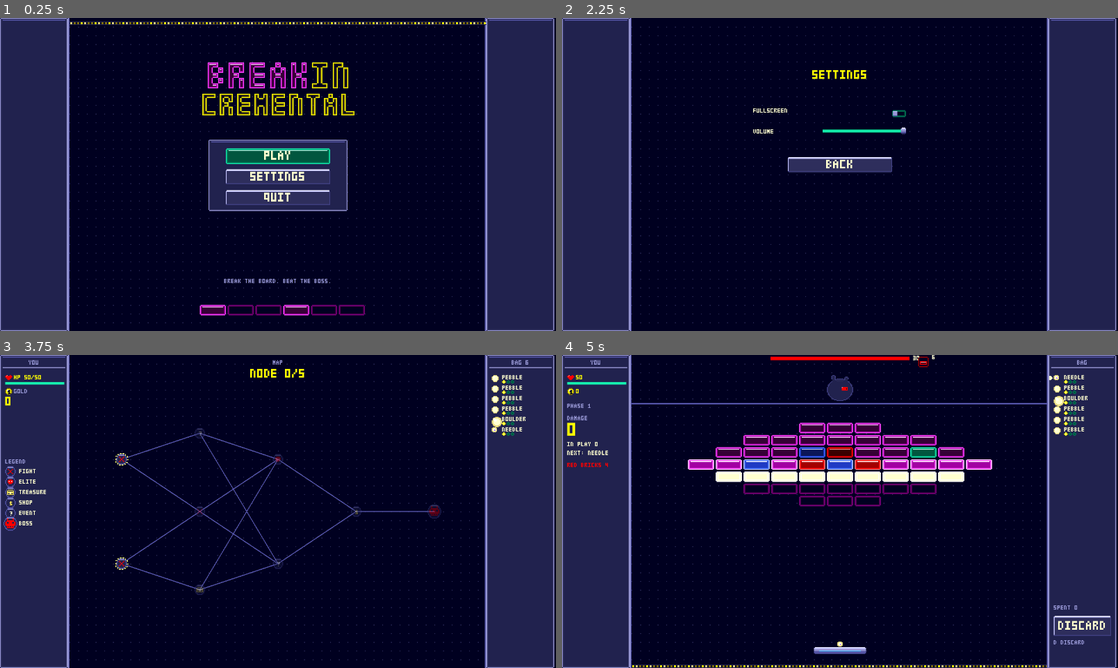
Above: before the commit, frames 1-4 (two rows, left to right).
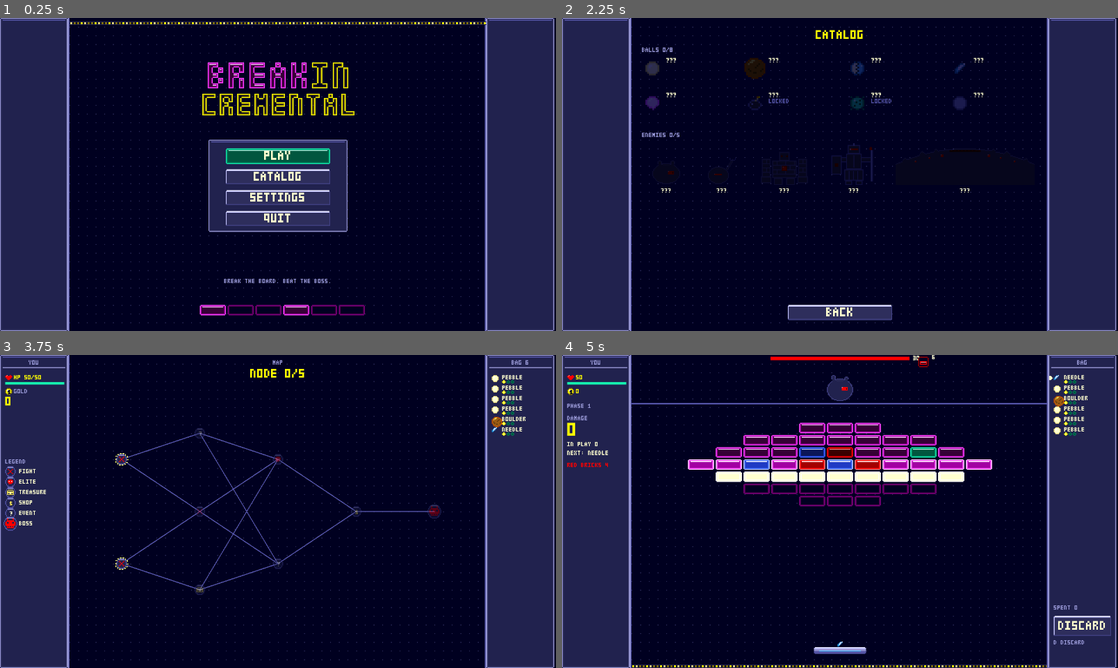
Above: after the commit, the same moments.

Repository: alpacaxander/breakin-cremental
Game: Godot game, scene res://src/main.tscn
The game is run twice, just before and just after one commit, with the same random seed, the same clock (stepped at 60 frames per second) and the same inputs.
Inputs (mouse positions are in pixels of both pictures, inside the frame that each line leads up to):
- Up to frame 1 (0.25 s): no input
- Up to frame 2 (2.25 s): click "SETTINGS" at 0.5 s; click "BACK" at 1.25 s; click (840, 177) at 2 s, where only the run after the commit has a clickable "CATALOG"
- Up to frame 3 (3.75 s): click "BACK" at 2.75 s; click "PLAY" at 3.5 s
- Up to frame 4 (5 s): click (684, 458) at 4.27 s

The runs differ from the first frame. In frame 1, 2.1% of the frame differs, in the area x 37-63%, y 49-69%; in frame 2, 3.7%, in the area x 14-85%, y 3-97%; in frame 3, less than 0.1%; in frame 4, less than 0.1%.

Commit message:
Redraw the ball faces and add a catalog of balls and enemies met
Each ball now reads by silhouette and colour: a lumpy brown boulder, a
cracked two-tone splitter, a chrome needle shard, a dripping pink gum
ball, a lit bomb and a spiky green spore. Rank stays the edge colour.

The menu gains CATALOG: every ball and enemy, the ones met in any run
in full and the rest as "???" silhouettes. Game.see records ids under
meta.seen when a ball enters the bag or an enemy's node is entered.

Co-Authored-By: Claude Opus 5.5 <noreply@anthropic.com>

Diff:
--- a/src/game.gd
+++ b/src/game.gd
@@ -1,5 +1,5 @@
 extends Node
-## Autoload: settings (settings.json, with the meta-unlock flags and run / win counts under `meta`), the run state (`run`: hp, gold, the bag,
+## Autoload: settings (settings.json, with the meta-unlock flags, run / win counts and the catalog's seen ids under `meta`), the run state (`run`: hp, gold, the bag,
 ## relics, the map with its visited path and rolled enemies and events, `pending` = the node kind entered and not yet
 ## resolved, stats) with its mid-run save (run.json), and the pure rules: map generation, node entry, reward / shop / enemy
 ## rolls, event choices, gold and HP, the bag invariant, board generation. No scene dependencies, so test.gd instantiates
@@ -10,7 +10,7 @@
 const RUN_PATH := "user://run.json"
 const RUN_VERSION := 1
 
-var settings := {fullscreen = false, volume = 1.0, meta = {flags = [], runs = 0, wins = 0}}
+var settings := {fullscreen = false, volume = 1.0, meta = {flags = [], runs = 0, wins = 0, seen = []}}
 var run := {}  # empty until new_run / load_run
 
 
@@ -64,6 +64,14 @@
 		run.unlocked = run.get("unlocked", []) + Tuning.UNLOCKS[flag]  # get: a run.json saved before meta-unlocks has no list
 
 
+## Records a ball or enemy id as met, for the menu's catalog. Writes settings.json only when it is new.
+func see(id: String) -> void:
+	var seen: Array = settings.meta.get_or_add("seen", [])  # get_or_add: a meta reset by test.gd has no list
+	if not id in seen:
+		seen.append(id)
+		set_setting("meta", settings.meta)
+
+
 ## The run is over: counts it (and a win) in meta, sets finished_run and, on a win, won_boss.
 func end_run(win: bool) -> void:
 	settings.meta.runs += 1
@@ -80,6 +88,8 @@
 	run = {version = RUN_VERSION, seed = seed, hp = Tuning.RUN.hp, hp_max = Tuning.RUN.hp, gold = Tuning.RUN.gold,
 		bag = Tuning.BAG_START.map(func(id): return {id = id, rank = 1}), relics = [], map = gen_map(seed), pending = "", unlocked = [],
 		stats = {fights = 0, elites = 0, damage = 0, bricks = 0, best_fire = 0, drops = 0, gold_earned = 0, seconds = 0, killer = ""}}
+	for id in Tuning.BAG_START:
+		see(id)
 
 
 func save_run(path: String = RUN_PATH) -> void:
@@ -134,6 +144,7 @@
 
 func add_ball(id: String, rank: int = 1) -> void:
 	run.bag.append({id = id, rank = rank})
+	see(id)
 
 
 ## Removes bag[i] unless that would leave no non-junk ball (the bag invariant). True when removed.
@@ -208,6 +219,7 @@
 	var r := rng(node_index(m.layer, slot))
 	if kind in ["fight", "elite", "boss"]:
 		m.enemies[m.layer][slot] = pick_enemy(kind, m.layer + 1, last_enemy(m.layer), r)
+		see(m.enemies[m.layer][slot])
 	elif kind == "event":
 		var seen := []
 		for i in m.layer:
--- a/src/main.gd
+++ b/src/main.gd
@@ -1,5 +1,5 @@
 extends Node
-## Drives the run: menu -> map -> the node's screen (a fight in arena.gd; the shop, an event or a treasure built here)
+## Drives the run (and the menu's catalog of the balls and enemies met, Game.see): menu -> map -> the node's screen (a fight in arena.gd; the shop, an event or a treasure built here)
 ## -> map, until the boss falls (run won) or HP hits 0 (run over); the elite's death and the run's end set the meta-unlock
 ## flags (Game.unlock / Game.end_run). Every screen but the fight is a Ui.chassis with the run
 ## columns; reward and treasure are overlays over the fight or the map. The run autosaves (Game.save_run) on every screen
@@ -69,20 +69,69 @@
 	Ui.icon(r, logo, 320 - logo.get_width() / 2, 50)
 	# Logo above a pause-sized card of stacked buttons; CONTINUE joins them while a saved run exists.
 	var saved := Game.has_run()
-	Ui.panel(r, 240, 140, 160, 82 + (24 if saved else 0))
+	Ui.panel(r, 240, 140, 160, 106 + (24 if saved else 0))
 	var y := 150
 	if saved:
 		Ui.button(r, "CONTINUE", 260, y, 120, 18, _continue, true, 2, "ui_start")
 		y += 24
 	Ui.button(r, "PLAY", 260, y, 120, 18, _confirm_new if saved else _new_run, not saved, 2, "ui_start" if not saved else "ui_click")
-	Ui.button(r, "SETTINGS", 260, y + 24, 120, 18, func(): _swap(Ui.settings(_show_menu)))
-	Ui.button(r, "QUIT", 260, y + 48, 120, 18, Sfx.quit, false, 2, "")
+	Ui.button(r, "CATALOG", 260, y + 24, 120, 18, _show_catalog)
+	Ui.button(r, "SETTINGS", 260, y + 48, 120, 18, func(): _swap(Ui.settings(_show_menu)))
+	Ui.button(r, "QUIT", 260, y + 72, 120, 18, Sfx.quit, false, 2, "")
 	Ui.centre(r, "BREAK THE BOARD. BEAT THE BOSS.", 300, Tuning.COLORS.rivet)
 	var meta: Dictionary = Game.settings.meta
 	if meta.runs:
 		Ui.centre(r, "RUNS %d  WINS %d" % [meta.runs, meta.wins], 312, Tuning.COLORS.trim_hi)
 	for i in 6:
 		Ui.icon(r, "brick_plain_lit" if i % 3 == 0 else "brick_plain_dim", 230 + i * 32, 330)
+	_swap(r)
+
+
+## Every ball and enemy, the ones met in any run (Game.see) in full, the rest as a dark silhouette named "???".
+## Balls: a 4x2 grid of face at 2x, name, card line, damage per rank. Enemies: one row of idle frame 0, name, role, HP, intents.
+func _show_catalog() -> void:
+	var C := Tuning.COLORS
+	var seen: Array = Game.settings.meta.get("seen", [])
+	var r := Ui.chassis()
+	Ui.centre(r, "CATALOG", 14, C.pay, 2)
+	var ids := Tuning.BALLS.keys()
+	Ui.label(r, "BALLS %d/%d" % [ids.filter(func(id): return id in seen).size(), ids.size()], 92, 34, C.rivet)
+	for i in ids.size():
+		var id: String = ids[i]
+		var row: Dictionary = Tuning.BALLS[id]
+		var met: bool = id in seen
+		var x := 92 + 118 * (i % 4)
+		var y := 46 + 40 * (i / 4)
+		var t := Ui.face({id = id, rank = 1})
+		var f := Ui.icon(r, t, x + 12 - t.get_width(), y + 12 - t.get_height())
+		f.scale = Vector2.ONE * Fx.SCALE
+		if not met:
+			f.modulate = C.trim
+		Ui.label(r, row.name if met else "???", x + 28, y, C.white)
+		if met:
+			Ui.label(r, row.desc, x + 28, y + 7, C.rivet, 1, 80)
+			Ui.label(r, "DMG " + "/".join(row.dmg.map(func(d): return str(d))) if row.rarity != "none" else "DMG 0", x + 28, y + 25, C.pay)
+		elif not Game.unlocked(id):
+			Ui.label(r, "LOCKED", x + 28, y + 7, C.trim_hi)
+	ids = Tuning.ENEMIES.keys()
+	Ui.label(r, "ENEMIES %d/%d" % [ids.filter(func(id): return id in seen).size(), ids.size()], 92, 132, C.rivet)
+	var ex := 96.0  # widths 48+48+64+64+160 plus 4 gaps of 16 = 448, centred in the field
+	for id in ids:
+		var e: Dictionary = Tuning.ENEMIES[id]
+		var met: bool = id in seen
+		var f := Ui.icon(r, Fx.frame("%s_idle" % id, e.w, 0), ex, 144)
+		if not met:
+			f.modulate = C.trim
+		Ui.label(r, id.to_upper() if met else "???", ex, 196, C.white, 1, e.w, HORIZONTAL_ALIGNMENT_CENTER)
+		if met:
+			Ui.label(r, "TIER %d" % e.tier if e.role == "regular" else e.role.to_upper(), ex, 203, C.rivet, 1, e.w, HORIZONTAL_ALIGNMENT_CENTER)
+			Ui.label(r, "HP %d" % e.hp, ex, 210, C.pay, 1, e.w, HORIZONTAL_ALIGNMENT_CENTER)
+			var n: int = e.intents.size()
+			for j in n:
+				Ui.icon(r, "intent_%s" % e.intents[j][0], ex + e.w / 2.0 - 6.5 * n + 13 * j, 218)
+		ex += e.w + 16
+	Ui.button(r, "BACK", 260, 330, 120, 18, _show_menu, false, 2, "ui_back")
+	r.back.connect(_show_menu)
 	_swap(r)
 
 
--- a/tests/shots.gd
+++ b/tests/shots.gd
@@ -24,7 +24,7 @@
 	Game.run.hp = 38
 	Game.settings.meta.runs = 3  # in memory only, for the menu's stat line; nothing here writes settings.json
 	Game.settings.meta.wins = 1
-	var screens := [["menu", main._show_menu], ["abandon", func(): main._show_menu(); main._confirm_new()], ["map", main._show_map], ["arena", main._play],
+	var screens := [["menu", main._show_menu], ["catalog", main._show_catalog], ["abandon", func(): main._show_menu(); main._confirm_new()], ["map", main._show_map], ["arena", main._play],
 		["reward", func(): main._play(); main._fight_done(true)], ["treasure", func(): main._show_map(); main._show_treasure()],
 		["shop", main._show_shop], ["shop_remove", main._show_shop.bind(true)], ["event", main._show_event],
 		["event_result", main._show_event.bind("IT SHRUGS. OPENER IS YOURS, FREE.")],
--- a/tests/smoke.gd
+++ b/tests/smoke.gd
@@ -362,6 +362,12 @@
 	await get_tree().process_frame
 	assert(Game.run.pending == "" and Game.has_run() and _button(main, "SKIP") == null, "the map saved with the node resolved")
 	var m: Dictionary = Game.run.map
+	# The catalog: the starting bag and the enemy just fought are marked seen; then back to the map.
+	assert("ball_basic" in Game.settings.meta.seen and m.enemies[m.layer][m.node] in Game.settings.meta.seen, "the starting bag and the first enemy are in the catalog")
+	main._show_catalog()
+	await get_tree().process_frame
+	assert(_button(main, "BACK") != null, "the catalog opens with a BACK button")
+	main._show_map()
 	main._pick_node(Tuning.MAP[0].edges[0][0])
 	await get_tree().process_frame
 	assert(m.layer == 1 and Game.run.pending == m.layers[1][m.node], "a map click enters the next layer's node")
Binary file changed: assets/pixel/png/anim_ball_bomb_rank.png
Binary file changed: assets/pixel/png/anim_ball_heavy_rank.png
Binary file changed: assets/pixel/png/anim_ball_pierce_rank.png
Binary file changed: assets/pixel/png/anim_ball_poison_rank.png
Binary file changed: assets/pixel/png/anim_ball_split_rank.png
Binary file changed: assets/pixel/png/anim_ball_sticky_rank.png
Not shown, changed: CLAUDE.md
Not shown, changed: docs/animations.md
Not shown, changed: docs/content.md
